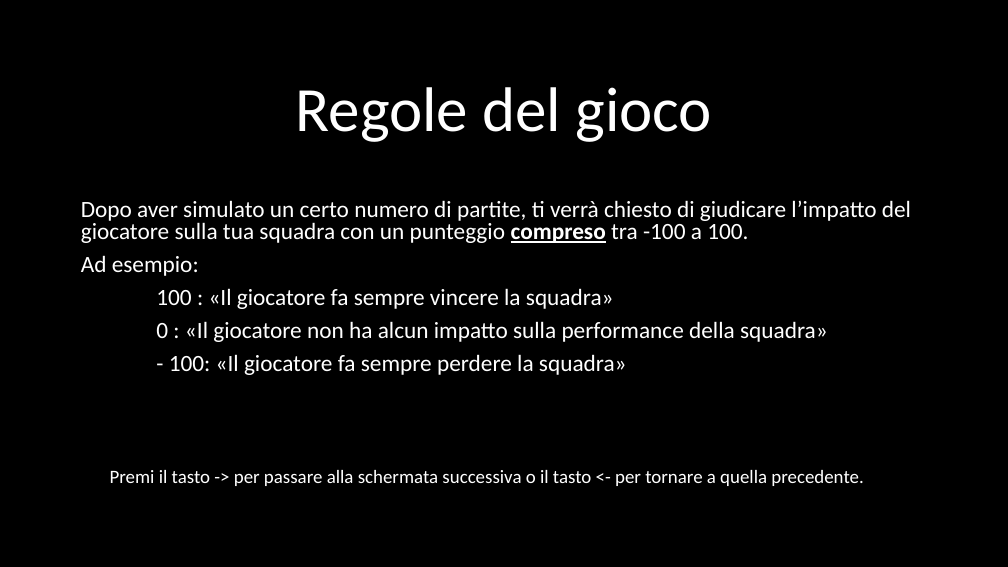
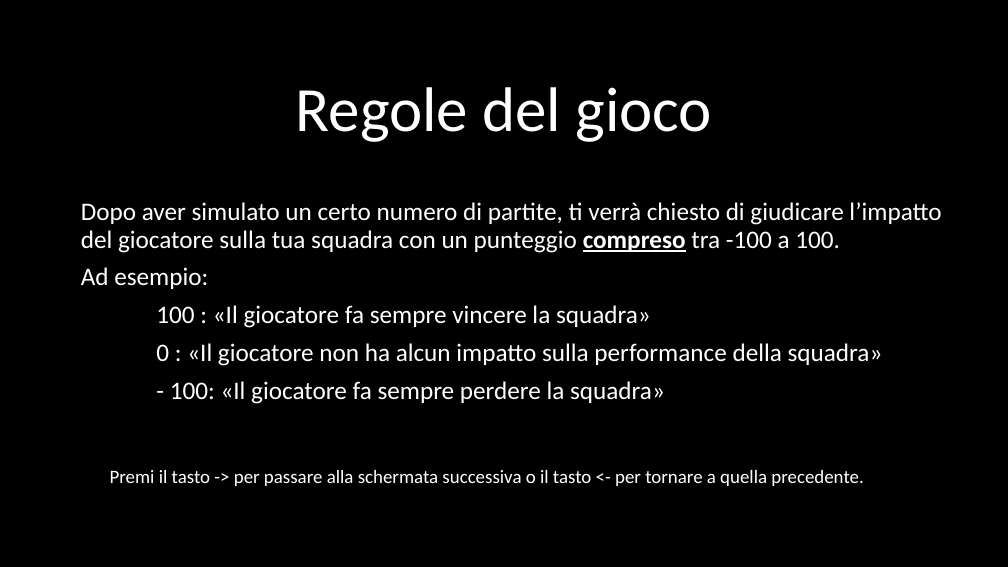
Before and after one commit to martina-p/volleyball-task, a slide deck: slide 6 of instructions-to-be-modified/instructions_v1.pptx. Drawn at 1008x567 pixels with LibreOffice and Linux fonts; fonts in the diff are those of the drawing. Boxes give left, top, right and bottom in pixels: in the first picture for what was removed or moved away, otherwise in the second. Text is boxed around its words. In the diff, an @@ line names an element or a change of style, - is before the commit and + after.

```diff
--- a/instructions-to-be-modified/instructions_v1.pptx
+++ b/instructions-to-be-modified/instructions_v1.pptx
@@ subtitle "Dopo aver simulato un certo ..." at box(81, 202, 941, 404): size 22.2 to 24 pt; line spacing 0.8 to 0.9 @@
```
Also in this commit, not shown: 1 other slide changed, 10 other files.
